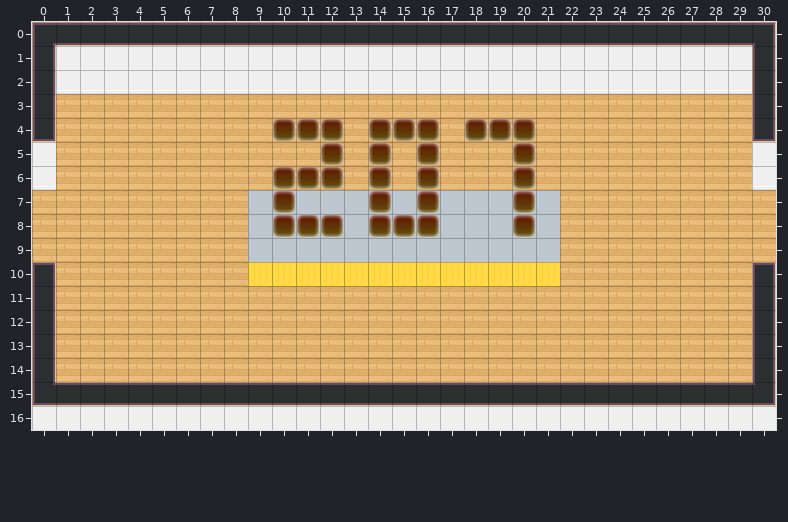
Level history. Tiled map (JSON): dist/map/207.json. Above is the file before it was changed.
Cells are 32x32 px. Shown: x 0..30, y 0..16.
The same view after the edit:
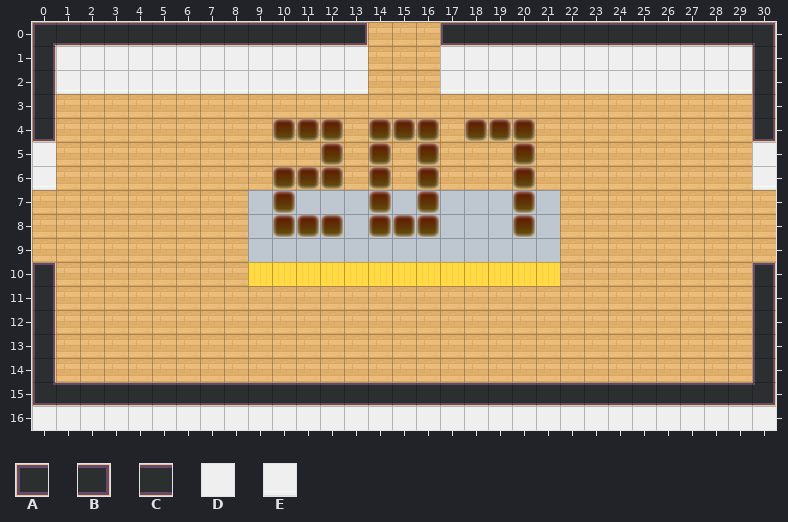
Key: from "tileset5_export": A 46, B 47, C 56, D 62, E 72.
_ is an empty cell.
Tiles replaced or removed in this view: C, D, E.
The edit:
Changed rows in their new state; . is an unchanged cell.
Layer "walls":
first column x 13:
 0 B___A
 1 .___.
 2 .___.
Pixel boxes of the changes (left, top, right, bottom) in both pictures:
changed: (365, 22, 443, 94)
